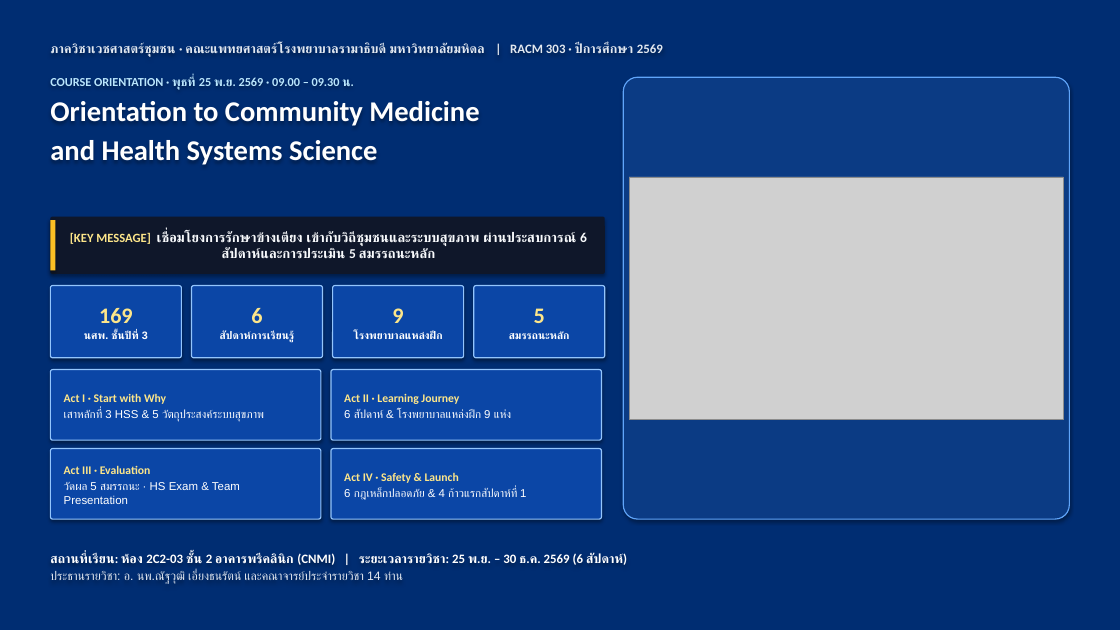
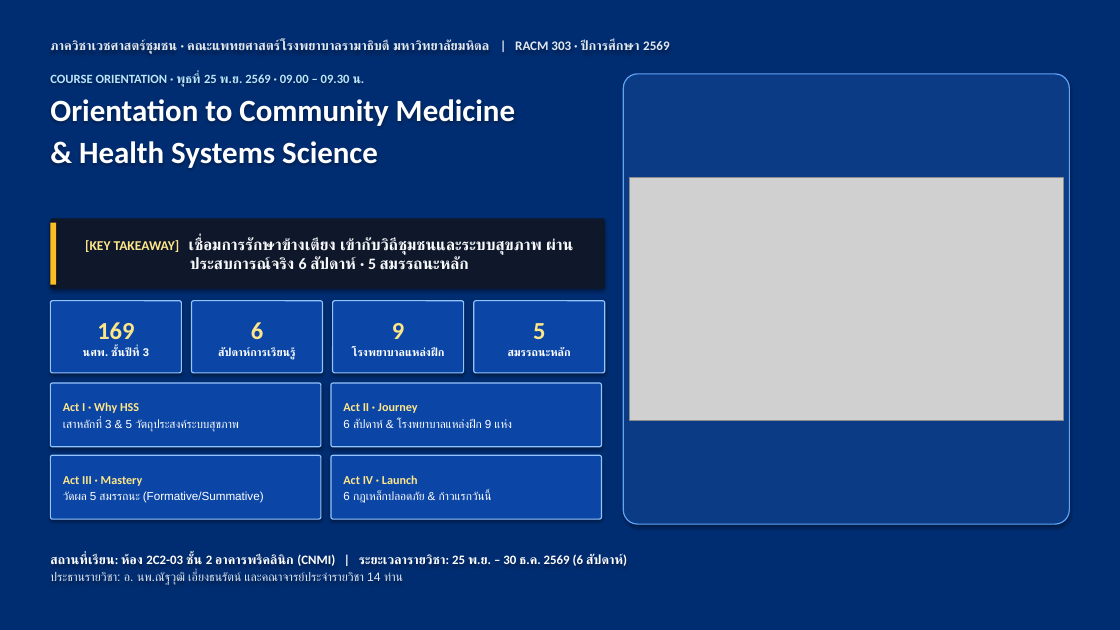
Before and after one commit to smartwoo/racm303-2569, a slide deck: slide 1 of exports/pptx/RACM303_2569_Orientation_Slides.pptx. Drawn at 1120x630 pixels with LibreOffice and Linux fonts; fonts in the diff are those of the drawing; grey boxes stand for pictures. Boxes give left, top, right and bottom in pixels: in the first picture for what was removed or moved away, otherwise in the second. Text is boxed around its words. In the diff, an @@ line names an element or a change of style, - is before the commit and + after.

Commit message:
feat(orientation): Apple Keynote 1/3 header + 2/3 Bento deck, HD original HSS figures with citations, and 6-form-factor responsive design

```diff
--- a/exports/pptx/RACM303_2569_Orientation_Slides.pptx
+++ b/exports/pptx/RACM303_2569_Orientation_Slides.pptx
@@ text "ภาควิชาเวชศาสตร์ชุมชน · คณะแพทยศาสตร์โรงพยาบาลรามาธิบดี มหาว ..." at [50,40,669,54]: size 11 to 11.2 pt @@
@@ text at [50,73,365,87]: size 10.5 to 10.8 pt in "COURSE ORIENTATION · พุธที่ 25 พ.ย. 2569 ..." @@
@@ rounded rectangle: place and size @@
-rounded rectangle at [623,77,1070,519]
+rounded rectangle at [623,74,1070,524]
@@ text at [50,99,515,168]: text changed; size 24.5 to 26.5 pt @@
-Orientation to Community Medicine
-and Health Systems Science
+Orientation to Community Medicine
+& Health Systems Science
@@ rounded rectangle "[KEY TAKEAWAY] เชื่อมการรักษาข้างเตียง เข้ากับวิถีชุมชนและระ ...": place and size @@
-rounded rectangle "[KEY TAKEAWAY] เชื่อมการรักษาข้างเตียง เข้ากับวิถีชุมชนและระ ..." at [50,217,605,274]
+rounded rectangle "[KEY TAKEAWAY] เชื่อมการรักษาข้างเตียง เข้ากับวิถีชุมชนและระ ..." at [50,218,605,289]
@@ rectangle: place and size @@
-rectangle at [50,220,55,271]
+rectangle at [50,223,56,285]
@@ text in rounded rectangle at [85,237,573,270]: text changed; size 11.6 to 13.6 pt @@
-[KEY MESSAGE] เชื่อมโยงการรักษาข้างเตียง เข้ากับวิถีชุมชนและระบบสุขภาพ ผ่านประสบการณ์ 6 สัปดาห์และการประเมิน 5 สมรรถนะหลัก
+[KEY TAKEAWAY] เชื่อมการรักษาข้างเตียง เข้ากับวิถีชุมชนและระบบสุขภาพ ผ่านประสบการณ์จริง 6 สัปดาห์ · 5 สมรรถนะหลัก
@@ rounded rectangle "169" at [50,301,181,373]: size 19 to 21 pt in "169"; size 9.2 to 9.6 pt in "นศพ. ชั้นปีที่ 3" @@
@@ rounded rectangle "6" at [192,301,323,373]: size 19 to 21 pt in "6"; size 9.2 to 9.6 pt @@
@@ rounded rectangle "9" at [333,301,464,373]: size 19 to 21 pt in "9"; size 9.2 to 9.6 pt @@
@@ 4 rounded rectangles: place and size @@
-4 rounded rectangles at [50,286,605,358]
+4 rounded rectangles at [50,301,605,373]
@@ rounded rectangle "5" at [474,301,605,373]: size 19 to 21 pt in "5"; size 9.2 to 9.6 pt @@
@@ rounded rectangle "Act I · Why HSS": place and size @@
-rounded rectangle "Act I · Why HSS" at [50,370,321,440]
+rounded rectangle "Act I · Why HSS" at [50,383,321,447]
@@ rounded rectangle "Act II · Journey": place and size @@
-rounded rectangle "Act II · Journey" at [331,370,602,440]
+rounded rectangle "Act II · Journey" at [331,383,602,447]
@@ text in rounded rectangle at [63,402,239,432]: text changed; size 9.8 to 10 pt @@
-Act I · Start with Why
-เสาหลักที่ 3 HSS & 5 วัตถุประสงค์ระบบสุขภาพ
+Act I · Why HSS
+เสาหลักที่ 3 & 5 วัตถุประสงค์ระบบสุขภาพ
@@ text in rounded rectangle at [343,403,418,413]: text changed; size 10 to 10.4 pt @@
-Act II · Learning Journey
+Act II · Journey
@@ text in rounded rectangle at [343,419,512,428]: size 9.8 to 10 pt in "6 สัปดาห์ & โรงพยาบาลแหล่งฝึก 9 แห่ง" @@
@@ rounded rectangle "Act III · Mastery": place and size @@
-rounded rectangle "Act III · Mastery" at [50,449,321,519]
+rounded rectangle "Act III · Mastery" at [50,455,321,519]
@@ text in rounded rectangle at [63,476,264,503]: text changed; size 9.8 to 10 pt @@
-Act III · Evaluation
-วัดผล 5 สมรรถนะ · HS Exam & Team Presentation
+Act III · Mastery
+วัดผล 5 สมรรถนะ (Formative/Summative)
@@ rounded rectangle "Act IV · Launch": place and size @@
-rounded rectangle "Act IV · Launch" at [331,449,602,519]
+rounded rectangle "Act IV · Launch" at [331,455,602,519]
@@ text in rounded rectangle at [343,475,491,503]: text changed; size 9.8 to 10 pt @@
-Act IV · Safety & Launch
-6 กฎเหล็กปลอดภัย & 4 ก้าวแรกสัปดาห์ที่ 1
+Act IV · Launch
+6 กฎเหล็กปลอดภัย & ก้าวแรกวันนี้
```
Also in this commit, not shown: 13 other slides changed, 1 slide added, 1 slide removed, 6 other files.
